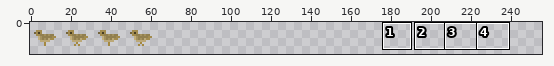
A sprite sheet gets an edit: assets/bird-game/birds/least-sandpiper-sheet.png. Above: a wide view before the commit, with the close-up outlined.
Close-up. Before:
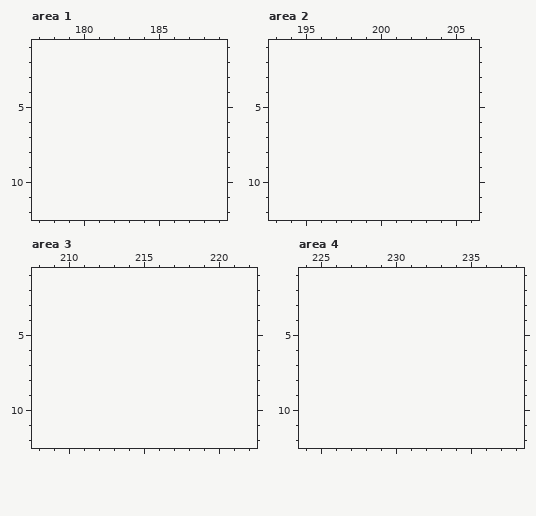
The file is 320x80 pixels, drawn in blocks of 5x5; one block is one cell here. Colours within 5 levels of each other are drawn and written as one. Shown: area 1: x 177..189, y 1..12; area 2: x 193..206, y 1..12; area 3: x 208..222, y 1..12; area 4: x 224..238, y 1..12. The old version is drawn lined up with the new one, on the new canvas. The commit also changed other parts of the picture, which this record leaves out.
New version:
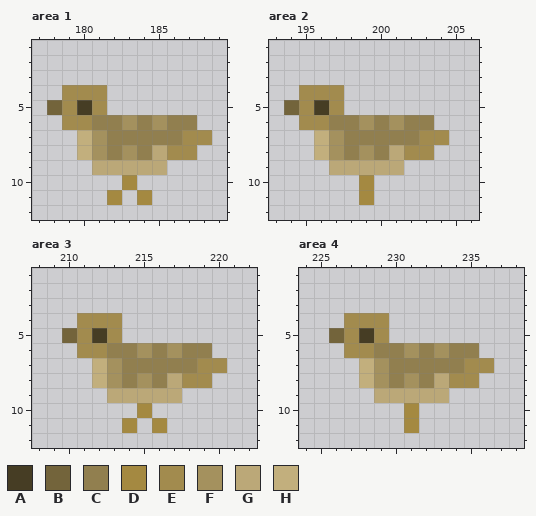
Palette (. is transparent): A #463d24  B #73643b  C #917f4f  D #a48941  E #a28b4e  F #a4915e  G #bba878  H #c2af7d
The edit:
canvas 64x16 -> 256x16
--- area 1
@@ x 177..189 @@
  3 .............
- 4 .............
- 5 .............
- 6 .............
- 7 .............
- 8 .............
- 9 .............
-10 .............
-11 .............
+ 4 ..EEE........
+ 5 .BEAE........
+ 6 ..EECCFCFCC..
+ 7 ...HFCCCCCEE.
+ 8 ...HFCFCGEE..
+ 9 ....GGGGG....
+10 ......D......
+11 .....D.D.....
 12 .............
--- area 2
@@ x 193..206 @@
  3 ..............
- 4 ..............
- 5 ..............
- 6 ..............
- 7 ..............
- 8 ..............
- 9 ..............
-10 ..............
-11 ..............
+ 4 ..EEE.........
+ 5 .BEAE.........
+ 6 ..EECCFCFCC...
+ 7 ...HFCCCCCEE..
+ 8 ...HFCFCGEE...
+ 9 ....GGGGG.....
+10 ......D.......
+11 ......D.......
 12 ..............
--- area 3
@@ x 208..222 @@
  3 ...............
- 4 ...............
- 5 ...............
- 6 ...............
- 7 ...............
- 8 ...............
- 9 ...............
-10 ...............
-11 ...............
+ 4 ...EEE.........
+ 5 ..BEAE.........
+ 6 ...EECCFCFCC...
+ 7 ....HFCCCCCEE..
+ 8 ....HFCFCGEE...
+ 9 .....GGGGG.....
+10 .......D.......
+11 ......D.D......
 12 ...............
--- area 4
@@ x 224..238 @@
  3 ...............
- 4 ...............
- 5 ...............
- 6 ...............
- 7 ...............
- 8 ...............
- 9 ...............
-10 ...............
-11 ...............
+ 4 ...EEE.........
+ 5 ..BEAE.........
+ 6 ...EECCFCFCC...
+ 7 ....HFCCCCCEE..
+ 8 ....HFCFCGEE...
+ 9 .....GGGGG.....
+10 .......D.......
+11 .......D.......
 12 ...............
Where, in picture pixels (left, top, right, bottom), the same in both close-ups:
added: (47, 85, 212, 205)
added: (284, 85, 449, 205)
added: (62, 313, 227, 433)
added: (329, 313, 494, 433)
